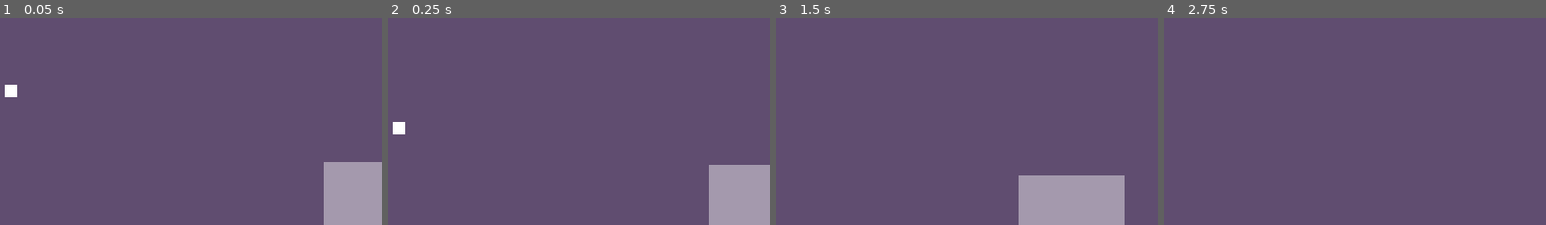
Above: before the commit, frames 1-4 (left to right).
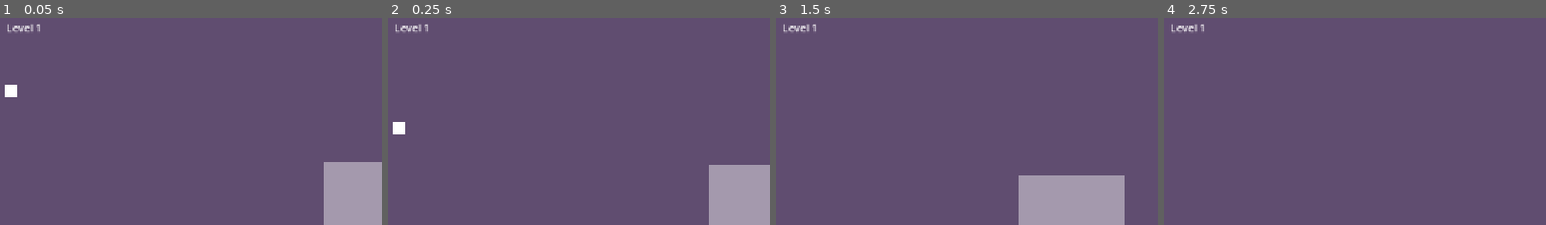
Above: after the commit, the same moments.

Repository: arrowira/dtj36
Game: Godot game, scene res://main.tscn
Same seed, same stepped clock (60 frames per second), same inputs: the game is played once before the commit and once after it.
Inputs (mouse positions are % of the whole screen's width and height, from its top left):
- Up to frame 1 (0.05 s): no input
- Up to frame 2 (0.25 s): no input
- Up to frame 3 (1.5 s): move the mouse to (72, 43) at 0.52 s; hold Up (up) from 0.53 s (still down); tap A (lt) at 0.6 s; move the mouse to (30, 53) at 1.27 s; tap D (rt) at 1.35 s
- Up to frame 4 (2.75 s): move the mouse to (60, 25) at 2.02 s; release Up (up) at 2.03 s; tap A (lt) at 2.1 s
The pictures show only the part of the screen within x 1-51%, y 0-50%; the shares and areas given below are measured in that part.

The runs differ from the first frame. In frame 1, 0.2% of the frame differs, in the area x 2-11%, y 2-8%; in frame 2, 0.2%; in frame 3, 0.2%; in frame 4, 0.2%.

Commit message:
display lev num

Diff:
--- a/dtj-36-proj/level_loader.gd
+++ b/dtj-36-proj/level_loader.gd
@@ -1,5 +1,8 @@
 extends Node2D
 
 func _ready() -> void:
-	var levObjs = load("res://levels/level%d.tscn" % nextLevel.level).instantiate()
+	var num = nextLevel.level
+	var levObjs = load("res://levels/level%d.tscn" % num).instantiate()
 	add_child(levObjs)
+	var hud: Label = get_node("/root/main/hud/levelNumber")
+	hud.text = "Level %d" % num
--- a/dtj-36-proj/main.tscn
+++ b/dtj-36-proj/main.tscn
@@ -15,3 +15,12 @@
 
 [node name="levelLoader" type="Node2D" parent="."]
 script = ExtResource("3_h2yge")
+
+[node name="hud" type="CanvasLayer" parent="."]
+
+[node name="levelNumber" type="Label" parent="hud"]
+offset_left = 25.0
+offset_top = 26.0
+offset_right = 178.0
+offset_bottom = 89.0
+text = "Level #"
